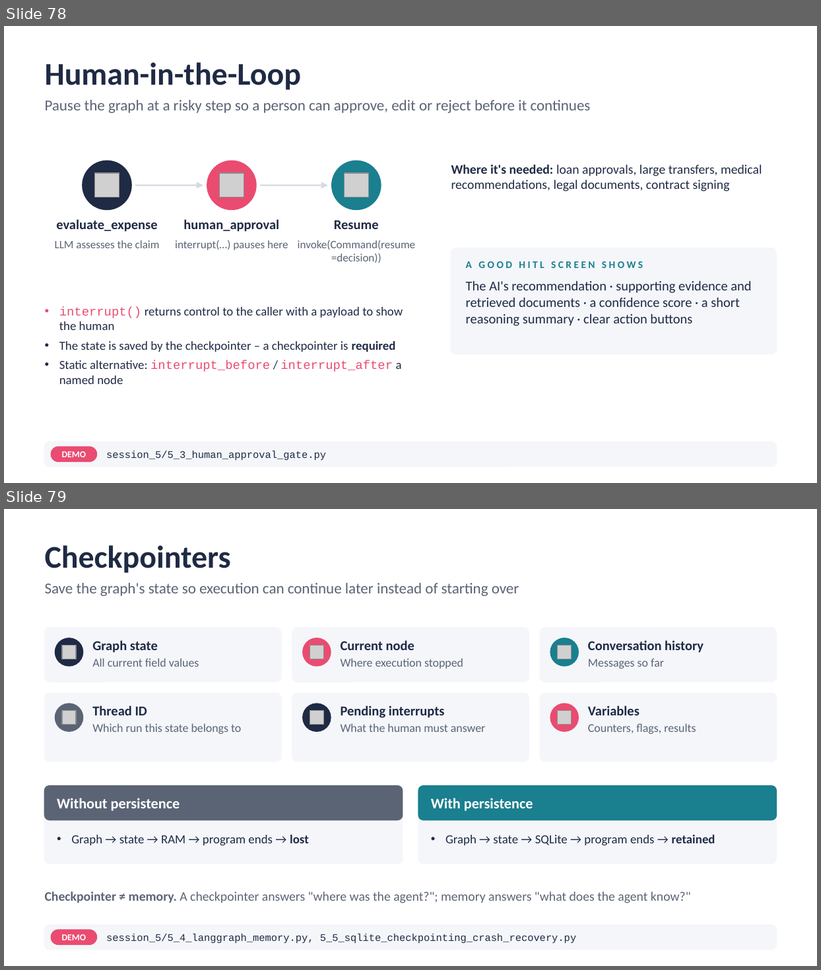
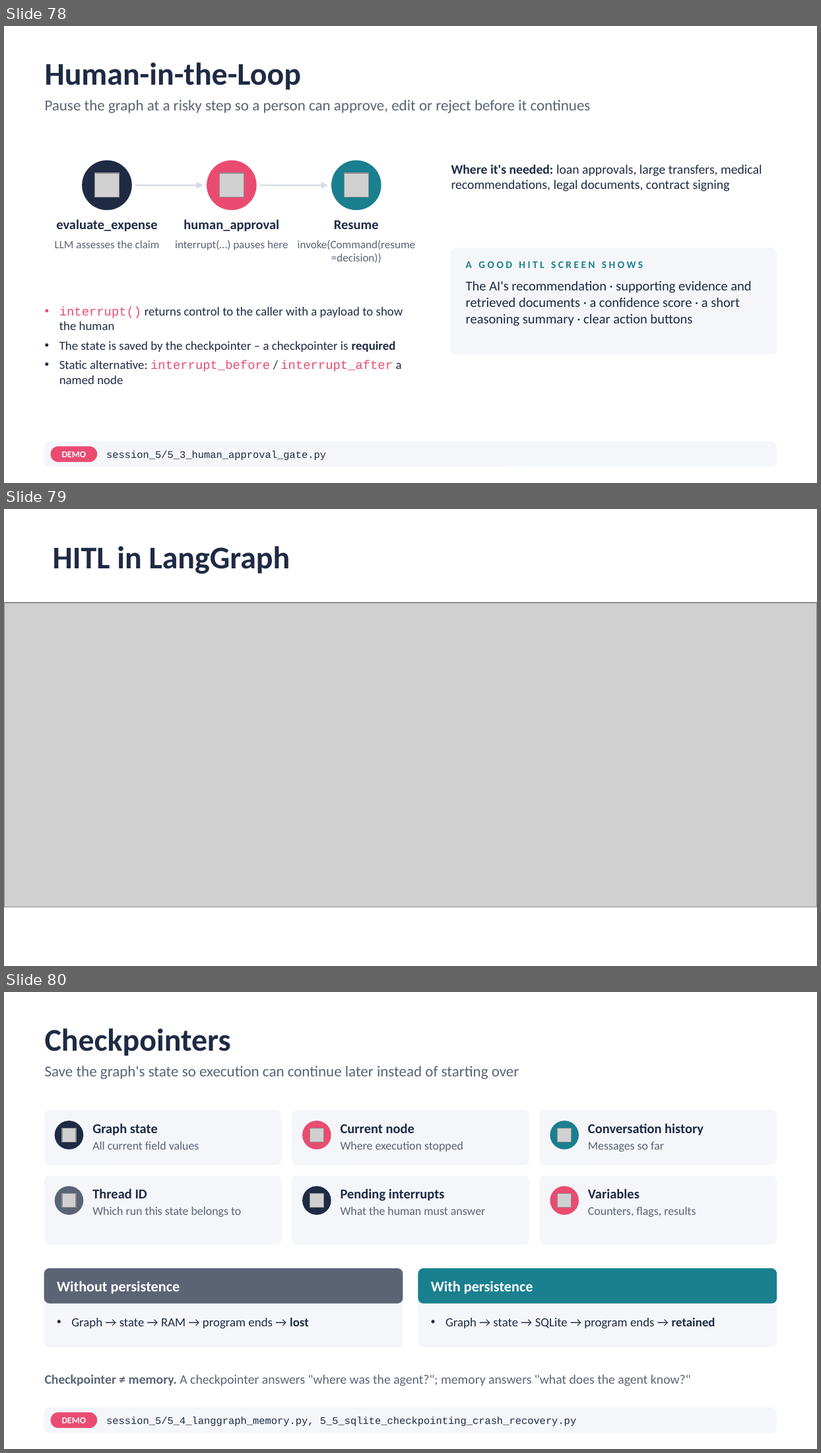
Before and after one commit to atulkahatecdac/agenticai, a slide deck: 16_PGP-Agentic/PGP_Agentic_AI.pptx. Shown one above the other, each under a label of ours: slides 78 and 79 before the commit, slides 78, 79 and 80 after it. The pictures are 821x970 and 821x1453 pixels, drawn with LibreOffice and Linux fonts; fonts in the diff are those of the drawing; grey boxes stand for pictures. Boxes give left, top, right and bottom in pixels: in the first picture for what was removed or moved away, otherwise in the second. Text is boxed around its words. In the diff, an @@ line names an element or a change of style, - is before the commit and + after.

```diff
--- a/16_PGP-Agentic/PGP_Agentic_AI.pptx
+++ b/16_PGP-Agentic/PGP_Agentic_AI.pptx
@@ slide 79 added at (4, 509, 817, 966), background #FFFFFF @@
@@ title added at (53, 546, 290, 574), 28 pt, text #1F2A44, bold @@
+HITL in LangGraph
@@ picture added at (4, 603, 817, 908) @@
@@ what was slide 79 is now slide 80 @@
```
Also in this commit, not shown: 7 slides changed, 2 other slides added, 2 slides removed, 9 other files.
